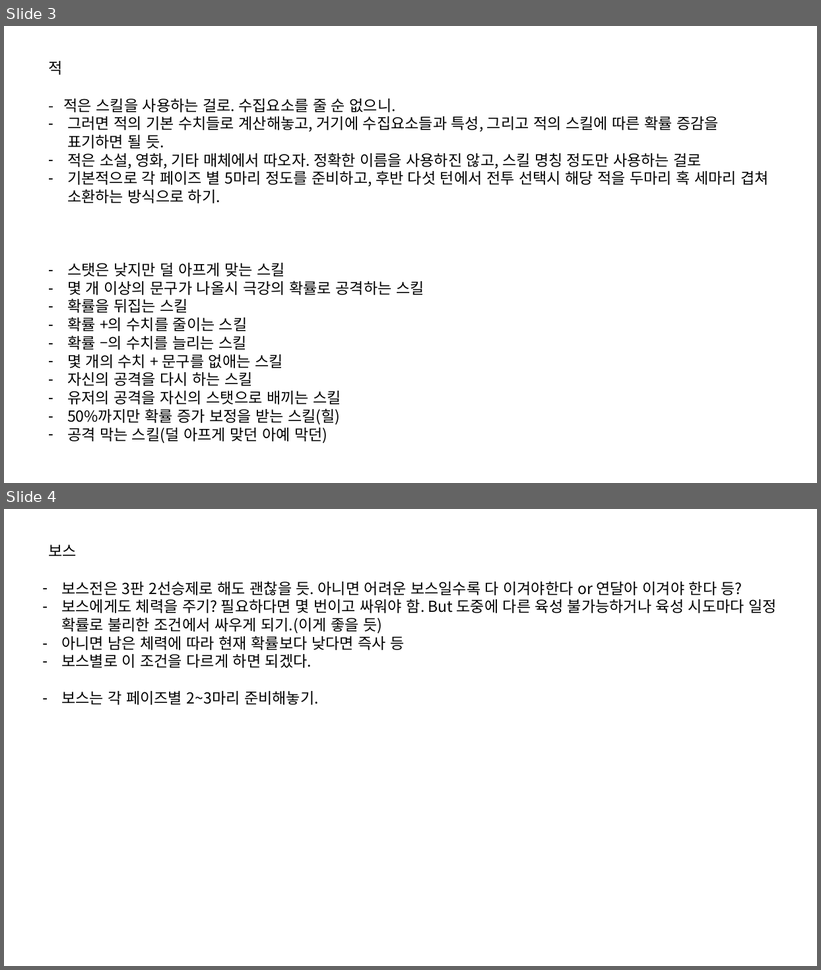
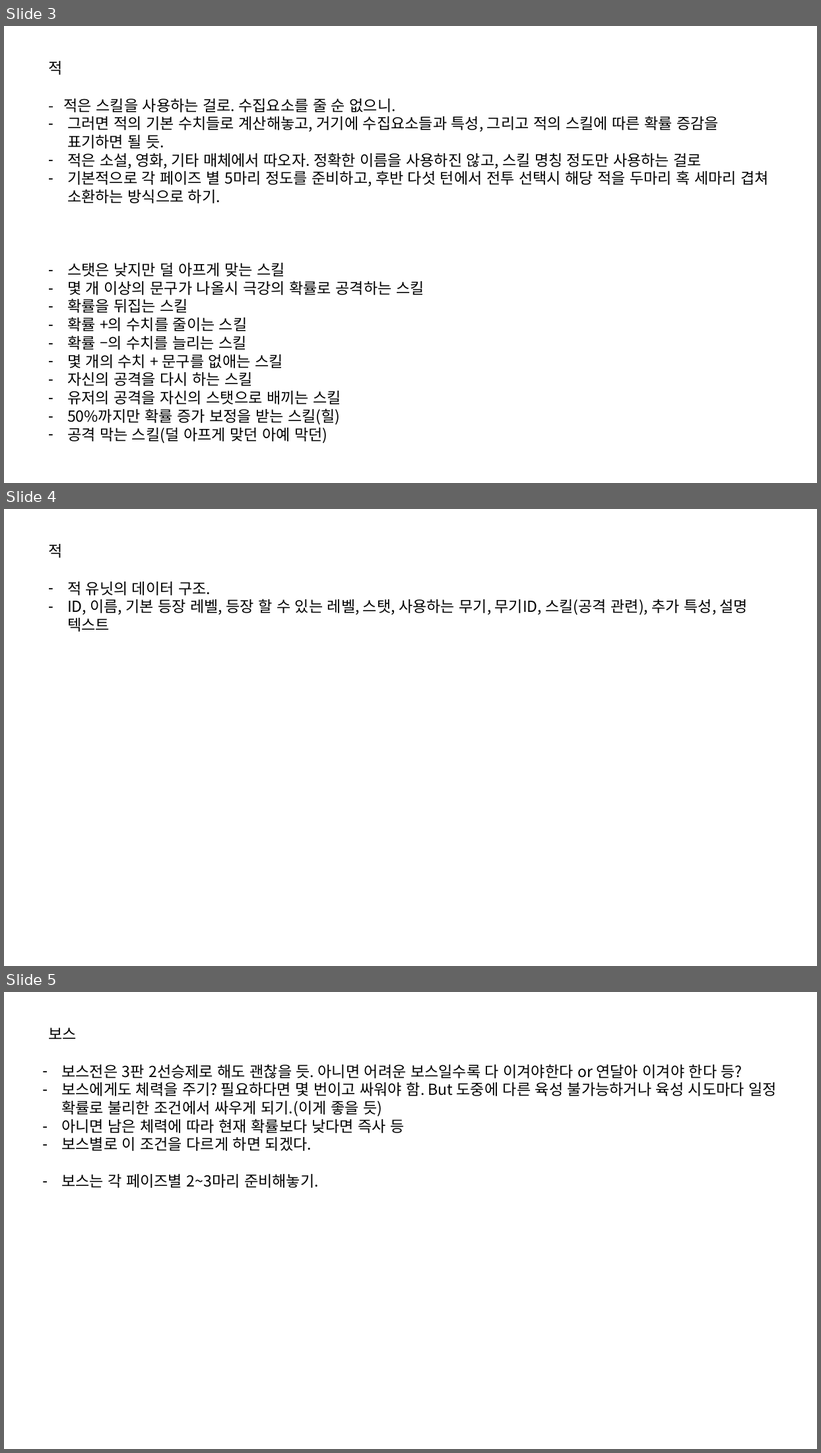
Before and after one commit to IdfKLeh/capstone, a slide deck: 전투.pptx. Shown one above the other, each under a label of ours: slides 3 and 4 before the commit, slides 3, 4 and 5 after it. The pictures are 821x970 and 821x1453 pixels, drawn with LibreOffice and Linux fonts; fonts in the diff are those of the drawing. Boxes give left, top, right and bottom in pixels: in the first picture for what was removed or moved away, otherwise in the second. Text is boxed around its words. In the diff, an @@ line names an element or a change of style, - is before the commit and + after.

Commit message:
전투 관련 설정 추가

```diff
--- a/전투.pptx
+++ b/전투.pptx
@@ slide 4 added at (4, 509, 817, 966), background #FFFFFF @@
@@ text added at (48, 544, 62, 558), 18 pt, text #000000 @@
+적
@@ text added at (67, 582, 748, 632), 18 pt, text #000000 @@
+– 적 유닛의 데이터 구조.
+– ID, 이름, 기본 등장 레벨, 등장 할 수 있는 레벨, 스탯, 사용하는 무기, 무기ID, 스킬(공격 관련), 추가 특성, 설명 텍스트
@@ what was slide 4 is now slide 5 @@
```
Also in this commit, not shown: 1 other slide added, 3 other files.
